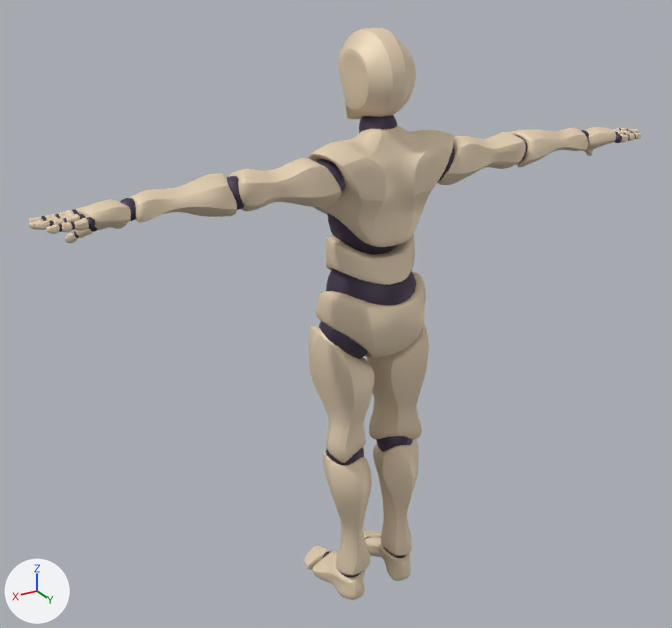
The glTF model godot/lock_on_tutorial_demo/assets/gltf/dummy/dummy_m.gltf as it was, and as the next commit left it.
The view is the same before and after, from a 50 mm camera at (1.42, 2.16, 2.08) aimed at (0.07, -0.09, 0.96). Arrows for +X, +Y and +Z are at lower left; the lights stay in place. Where no turn or scale is listed for an object, it has been applied to the vertices.

Objects in the first picture: 'Alpha_Joints', 'Alpha_Surface'.
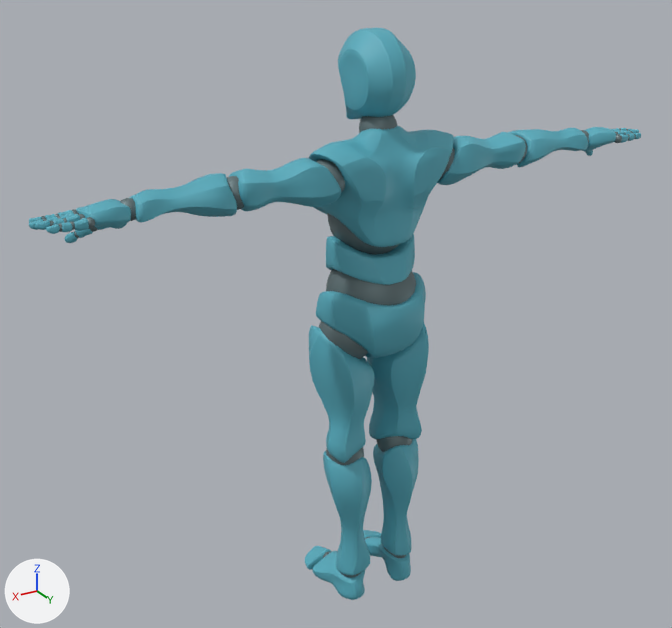
Where the newer file only moved an object's origin or applied its transform, the numbers keep the older frame.

Where the change shows, as pixel boxes [x1, y1, x2, y2] in the pictures (672 x 628 px):
'Alpha_Surface', recoloured (beige to cyan): [29, 28, 641, 600] in both
'Alpha_Joints', recoloured: [42, 115, 636, 578] in both

Edits to the bpy script that builds the scene:
```text
Add mat_alpha_body_mat_022:
    mat_alpha_body_mat_022 = principled_material('Alpha_Body_MAT.022')
    mat_alpha_body_mat_022.base_color = (0.0966, 0.422, 0.522)  # cyan #58aebf
    mat_alpha_body_mat_022.roughness = 0.553
Add mat_alpha_joints_mat_022:
    mat_alpha_joints_mat_022 = principled_material('Alpha_Joints_MAT.022')
    mat_alpha_joints_mat_022.base_color = (0.154, 0.213, 0.222)  # cyan #6d7f82
    mat_alpha_joints_mat_022.metallic = 0.5
    mat_alpha_joints_mat_022.roughness = 0.553
Change me_alpha_joints:
    where me_alpha_joints.from_pydata(...)  # 10514 vertices, 20840 faces; spans x -0.95..0.95, y -0.14..0.14, z 0.01..1.6
    remove me_alpha_joints.materials.append(mat_alpha_joints_mat)  # dark purple #4d4156
    add me_alpha_joints.materials.append(mat_alpha_joints_mat_022)  # cyan #6d7f82
Change me_alpha_surface:
    where me_alpha_surface.from_pydata(...)  # 17336 vertices, 34480 faces; spans x -0.97..0.97, y -0.2..0.16, z 0.0..1.8
    remove me_alpha_surface.materials.append(mat_alpha_body_mat)  # beige #e7d3b6
    add me_alpha_surface.materials.append(mat_alpha_body_mat_022)  # cyan #58aebf
```
